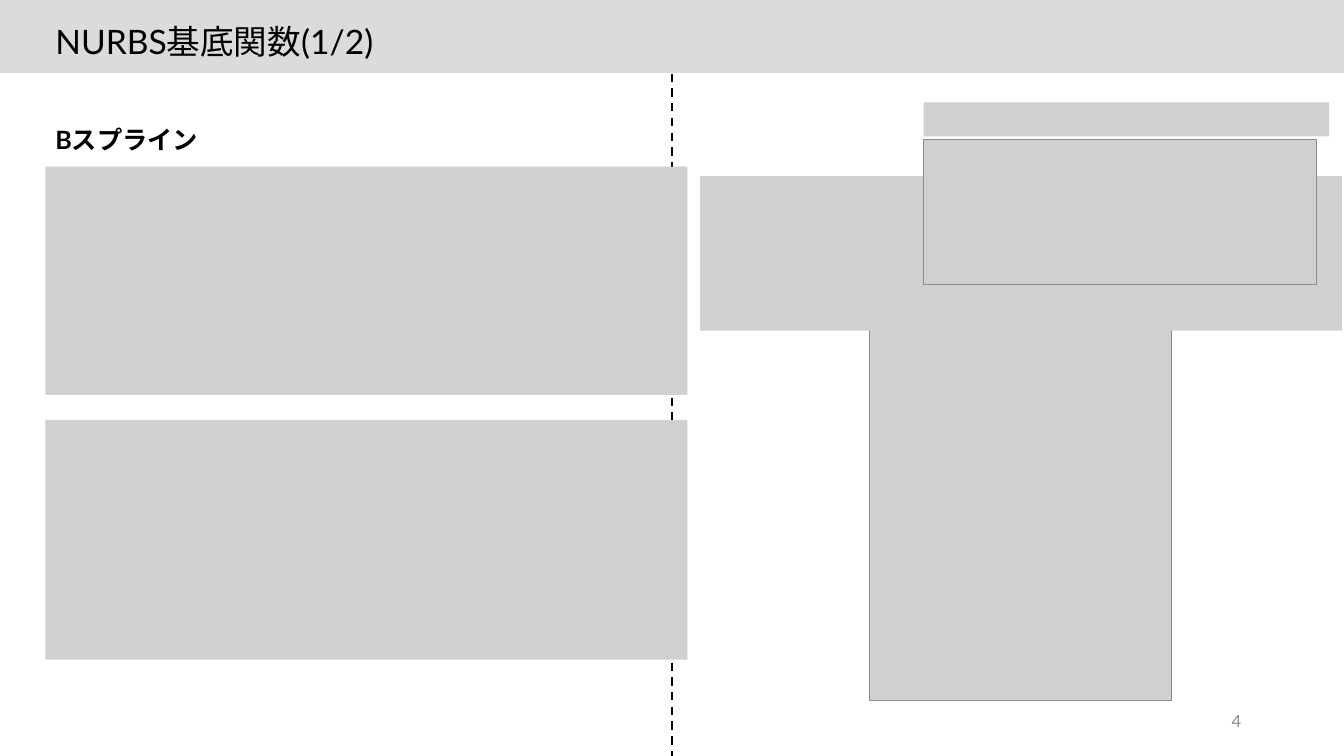
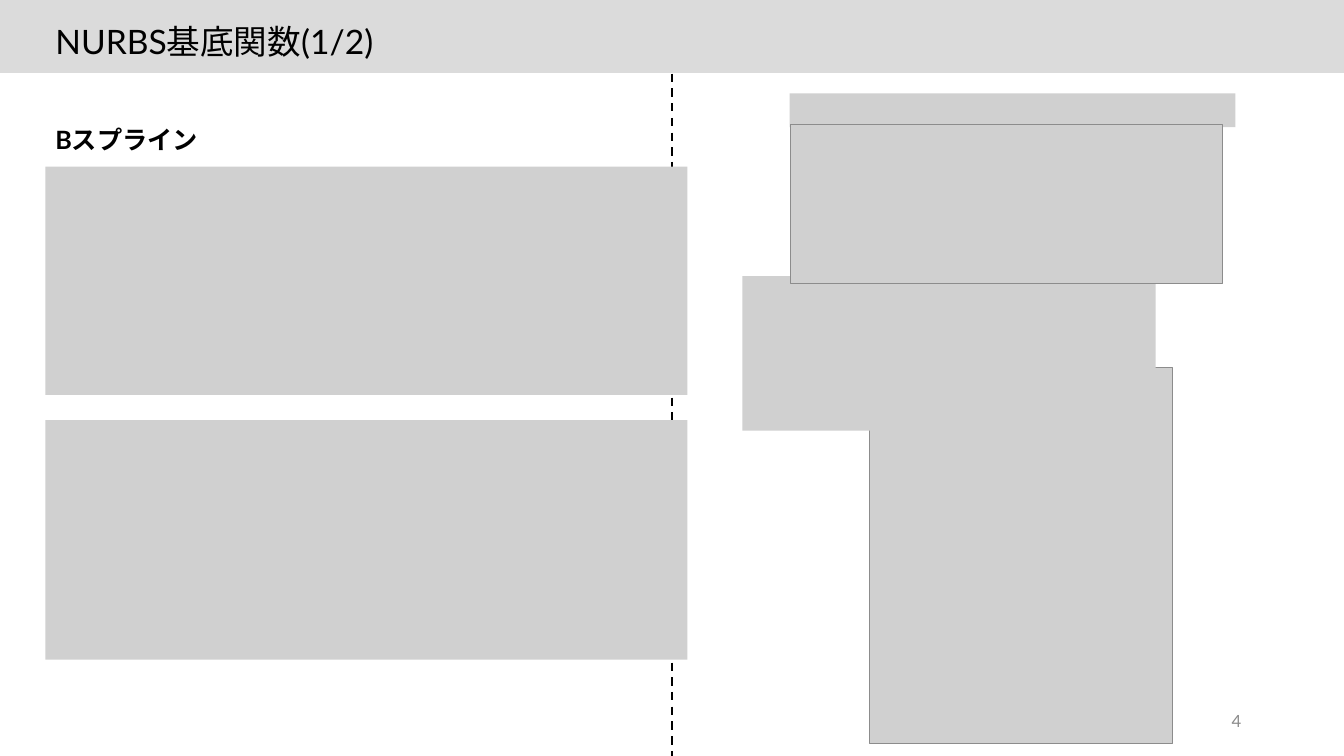
Before and after one commit to JoTsuchi22/lab_share, a slide deck: slide 4 of 卒論発表/最終版/20220208_卒業発表_土山雄飛.pptx. Drawn at 1344x756 pixels with LibreOffice and Linux fonts; fonts in the diff are those of the drawing; grey boxes stand for pictures. Boxes give left, top, right and bottom in pixels: in the first picture for what was removed or moved away, otherwise in the second. Text is boxed around its words. In the diff, an @@ line names an element or a change of style, - is before the commit and + after.

```diff
--- a/卒論発表/最終版/20220208_卒業発表_土山雄飛.pptx
+++ b/卒論発表/最終版/20220208_卒業発表_土山雄飛.pptx
@@ picture: place and size @@
-picture at box(924, 103, 1329, 137)
+picture at box(789, 94, 1235, 128)
@@ picture: place and size @@
-picture at box(924, 140, 1317, 285)
+picture at box(790, 124, 1223, 283)
@@ picture removed at box(701, 176, 1343, 331) @@
@@ picture added at box(743, 276, 1156, 431) @@
@@ picture: place and size @@
-picture at box(869, 325, 1172, 701)
+picture at box(870, 367, 1173, 743)
```
Also in this commit, not shown: 17 other slides changed, 13 other files.
